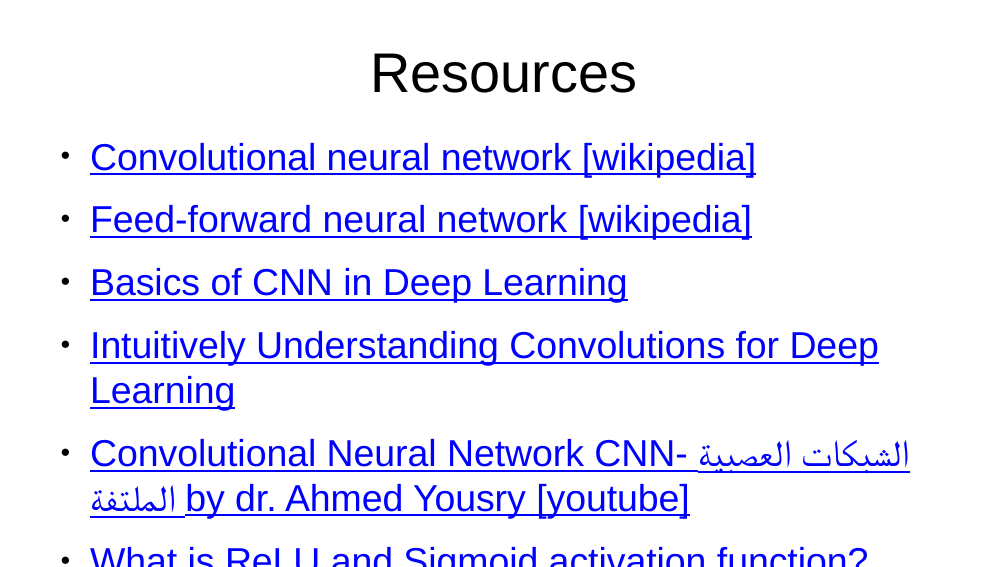
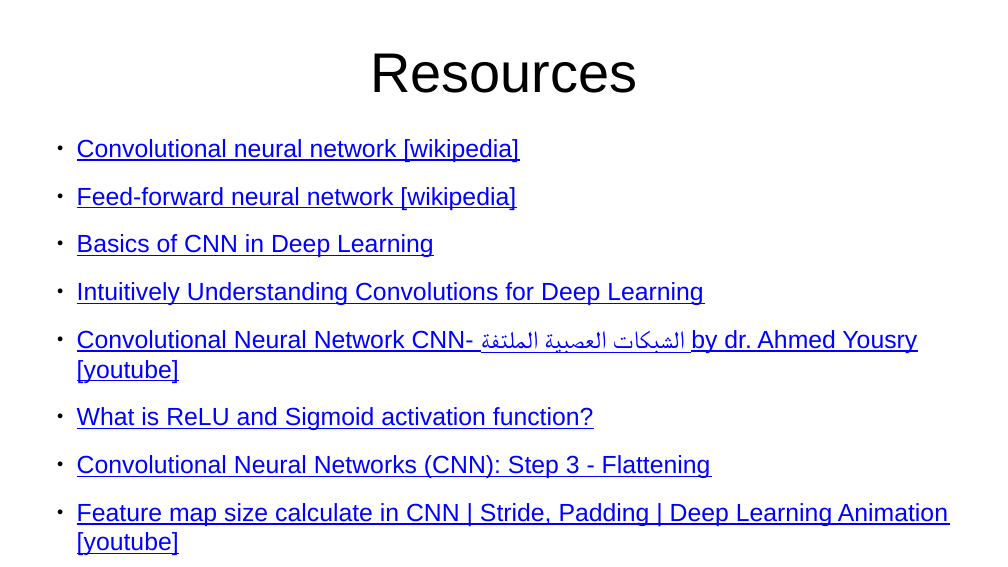
Before and after one commit to MoatasemGamal/ConvNN, a slide deck: slide 19 of CNN.pptx (slide 17 before the commit). Drawn at 1008x567 pixels with LibreOffice and Linux fonts; fonts in the diff are those of the drawing. Boxes give left, top, right and bottom in pixels: in the first picture for what was removed or moved away, otherwise in the second. Text is boxed around its words. In the diff, an @@ line names an element or a change of style, - is before the commit and + after.

Commit message:
update pptx to the current odp file

```diff
--- a/CNN.pptx
+++ b/CNN.pptx
@@ text at (77,139,917,430): size 29.4 to 19.5 pt in "Convolutional neural network [wikipedia]", "Feed-forward neural network [wikipedia]", "Basics of CNN in Deep Learning", "Intuitively Understanding Convolutions for Deep Learning" and 2 more places; indent changed @@
@@ text at (77,455,948,555): paragraphs added @@
+● Convolutional Neural Networks (CNN): Step 3 - Flattening
+● Feature map size calculate in CNN | Stride, Padding | Deep Learning Animation [youtube]
+● Fully Connected Layers in Convolutional Neural Networks
```
Also in this commit, not shown: 2 slides added.
